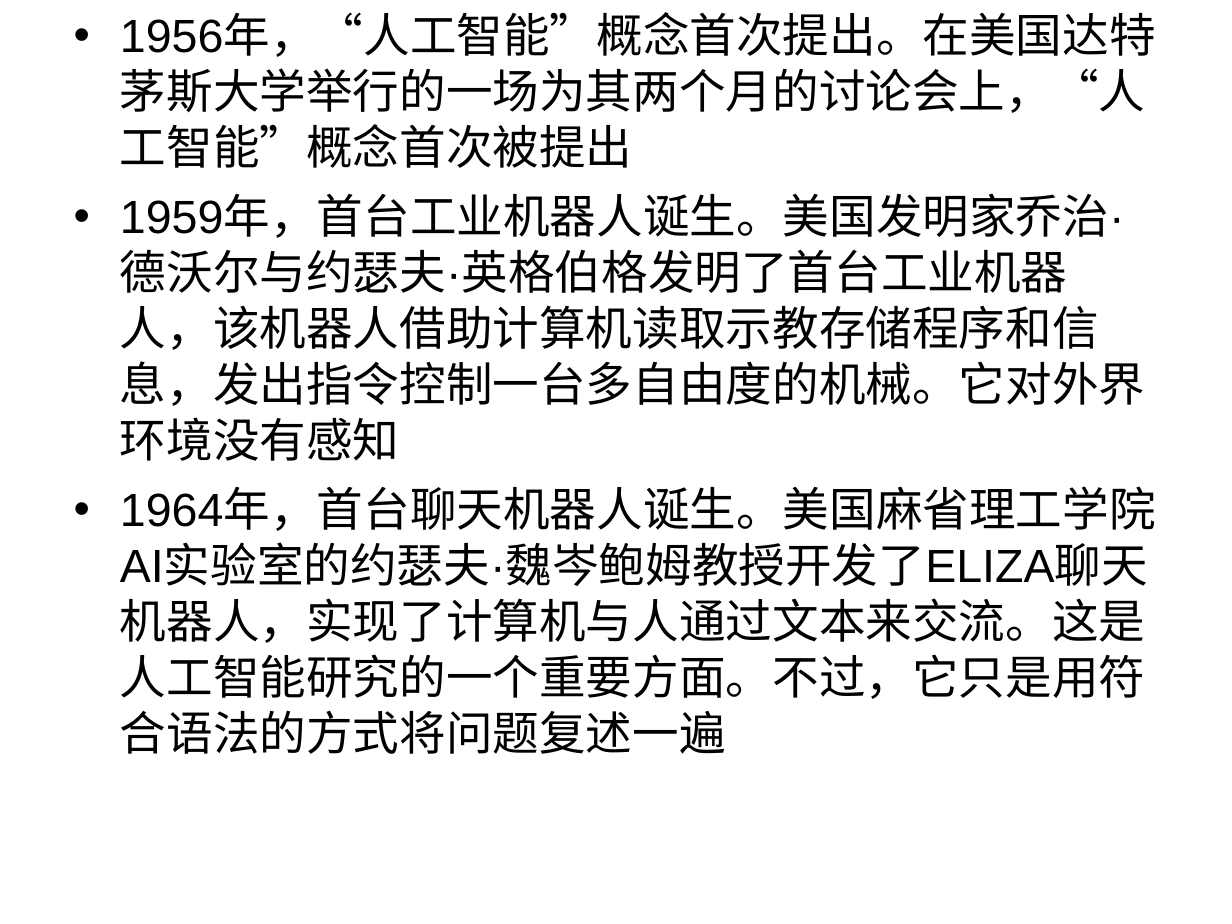
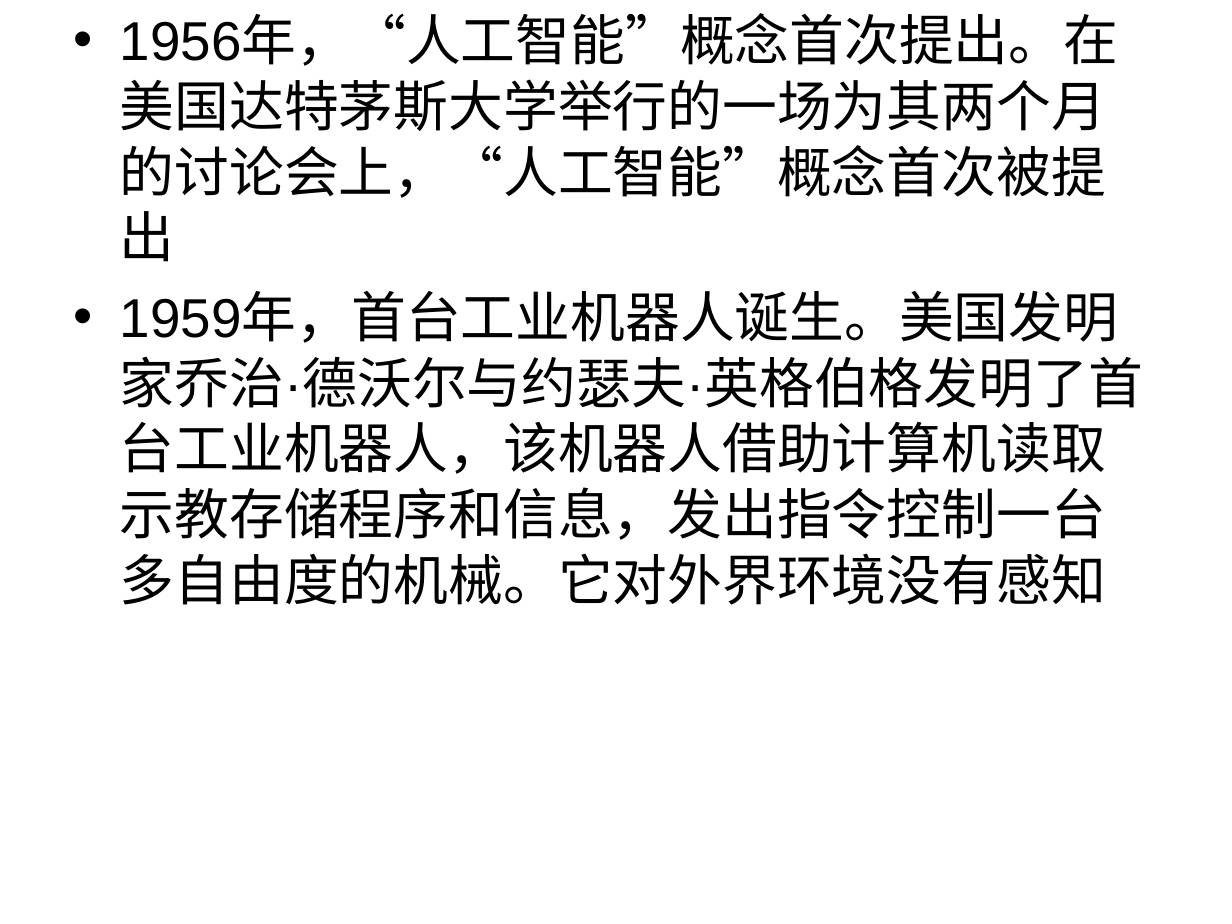
Before and after one commit to zhijie-ai/RL, a slide deck: slide 5 of rl-rec-practice/topk/code/AI的过去现在及未来.ppt (slide 6 before the commit). Drawn at 1232x924 pixels with LibreOffice and Linux fonts; fonts in the diff are those of the drawing. Boxes give left, top, right and bottom in pixels: in the first picture for what was removed or moved away, otherwise in the second. Text is boxed around its words. In the diff, an @@ line names an element or a change of style, - is before the commit and + after.

```diff
--- a/rl-rec-practice/topk/code/AI的过去现在及未来.ppt
+++ b/rl-rec-practice/topk/code/AI的过去现在及未来.ppt
@@ text "1956年，“人工智能”概念首次提出。在美国达特茅斯大学举行的一场为其两个月的讨论会上，“人工智能”概念首次被提出" at (x1=120, y1=17, x2=1143, y2=605): size 27.2 to 32 pt @@
@@ text at (x1=120, y1=490, x2=1156, y2=754): paragraph removed @@
-• 1964年，首台聊天机器人诞生。美国麻省理工学院AI实验室的约瑟夫·魏岑鲍姆教授开发了ELIZA聊天机器人，实现了计算机与人通过文本来交流。这是人工智能研究的一个重要方面。不过，它只是用符合语法的方式将问题复述一遍
```
Also in this commit, not shown: 6 other slides changed, 5 slides added, 2 slides removed.
